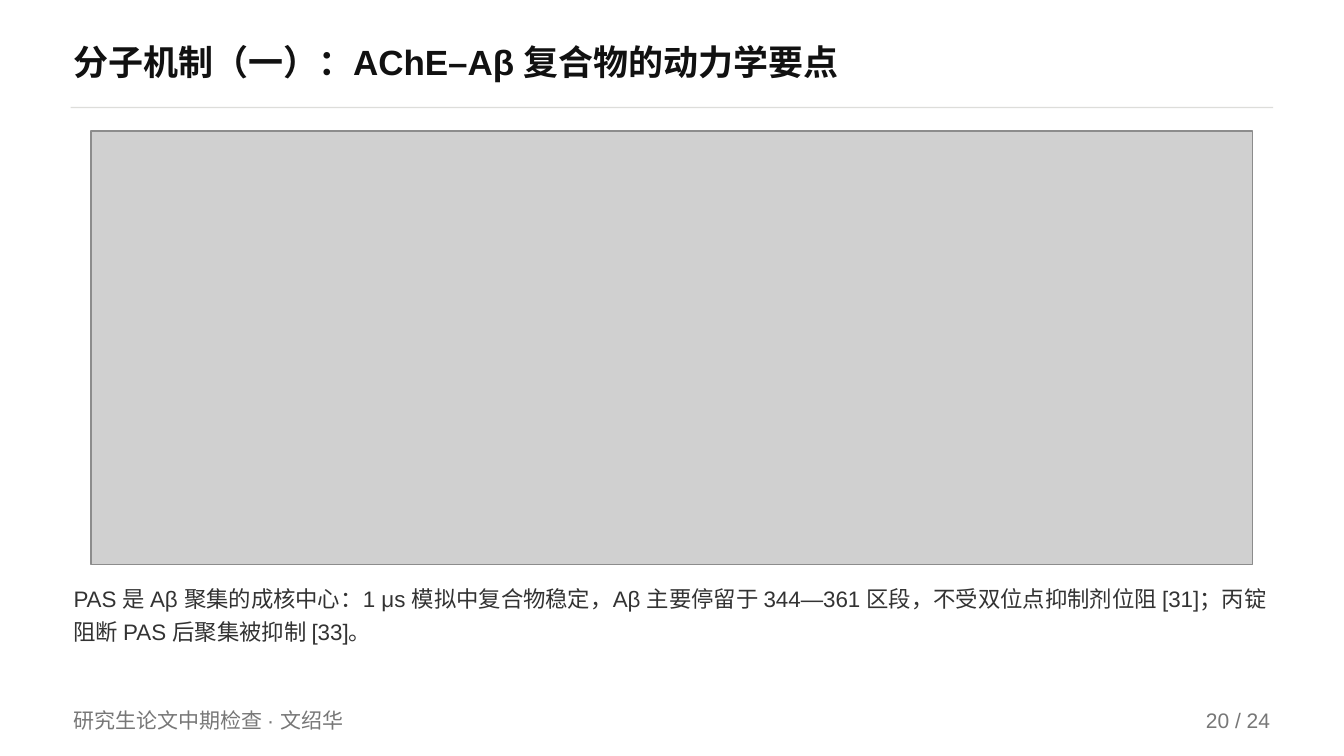
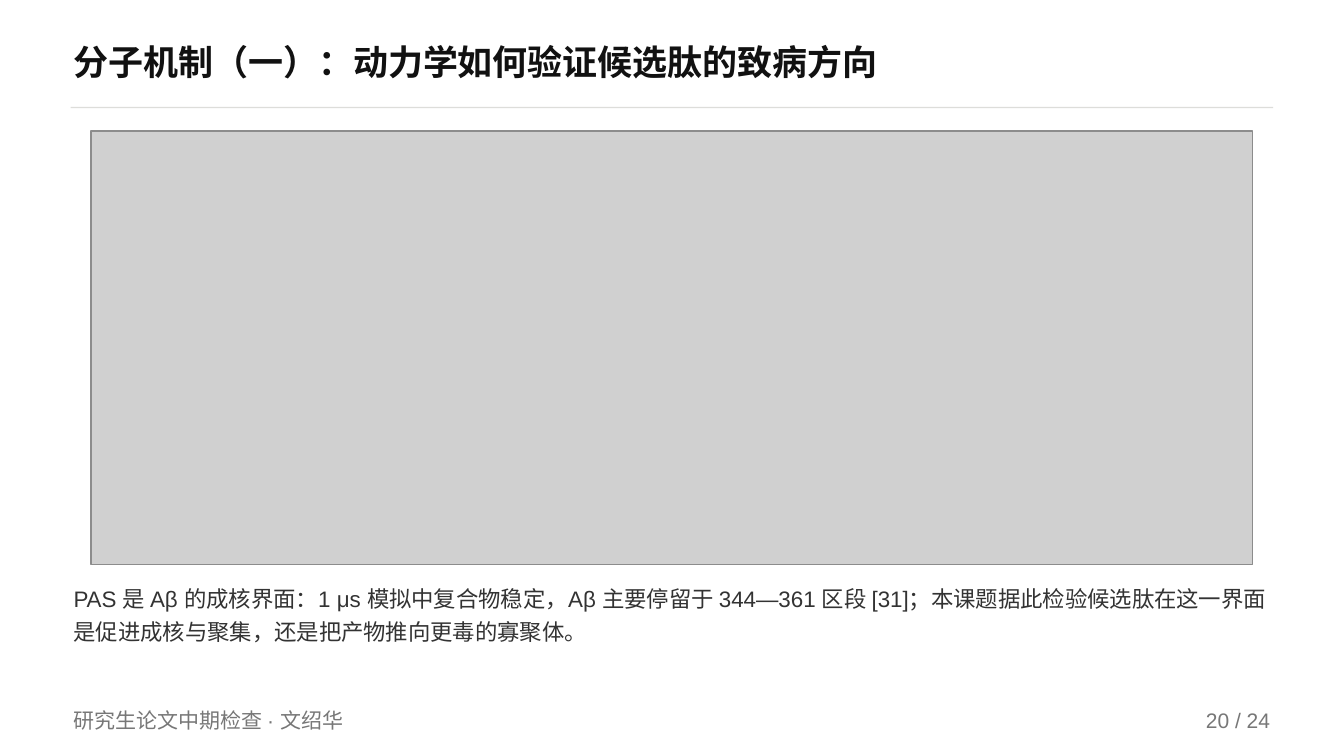
Before and after one commit to mqgg5630-cyber/zhongqi, a slide deck: slide 20 of deliverable/中期答辩_H_nature风.pptx. Drawn at 1344x756 pixels with LibreOffice and Linux fonts; fonts in the diff are those of the drawing; grey boxes stand for pictures. Boxes give left, top, right and bottom in pixels: in the first picture for what was removed or moved away, otherwise in the second. Text is boxed around its words. In the diff, an @@ line names an element or a change of style, - is before the commit and + after.

Commit message:
机制与动力学口径改为致病方向：验证候选抗菌肽是否推动 AD
- mech_refs.py：文献扩到 58 条（新增细菌淀粉样蛋白 FapC/CsgA、LPS 内毒素、
  LL-37 异源寡聚、防御素人群证据，以及 HNP-1/NP-3A 抑制纤维等反向边界），
  第 5 问改为「是否导致 AD（致病方向）」，第 6 问只保留抗菌本职功能
- 机制说明正文/要点卡/三张机制图/机制 docx 同步改为促进成核与聚集的口径
- PPT（H、最终版、A、中间版、中间版2）机制页与备注改为致病方向，M6 表加 3 条先例
- 中期检查表与两份派生 md 同步；4 份 docx 原位重出
- check_ppt / check_layout / check_docx_layout / check_consistency / check_ps1 全通过

```diff
--- a/deliverable/中期答辩_H_nature风.pptx
+++ b/deliverable/中期答辩_H_nature风.pptx
@@ text at (74,45,878,79): text changed @@
-分子机制（一）：AChE–Aβ 复合物的动力学要点
+分子机制（一）：动力学如何验证候选肽的致病方向
@@ text at (74,588,1266,642): text changed @@
-PAS 是 Aβ 聚集的成核中心：1 μs 模拟中复合物稳定，Aβ 主要停留于 344—361 区段，不受双位点抑制剂位阻 [31]；丙锭阻断 PAS 后聚集被抑制 [33]。
+PAS 是 Aβ 的成核界面：1 μs 模拟中复合物稳定，Aβ 主要停留于 344—361 区段 [31]；本课题据此检验候选肽在这一界面是促进成核与聚集，还是把产物推向更毒的寡聚体。
```
Also in this commit, not shown: 5 other slides changed, 27 other files.
